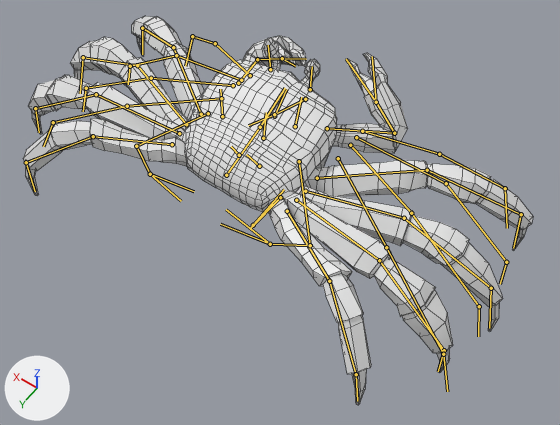
What one commit did to the Blender file Crab.blend.
Camera for both pictures: a 50 mm lens placed at (-0.0826, 0.1093, 0.1736), pointed at (-0.0098, 0.0075, 0.0136). The lights are fixed; the arrows at lower left show +X, +Y and +Z. Both versions are drawn at frame 0 of the action 'Crab idle eat'; the numbers are the values there. The bones that bend it are drawn over the model as lines. Mesh edges are drawn as thin lines.

Names of what the first picture shows: 'Crab_LOD0'.
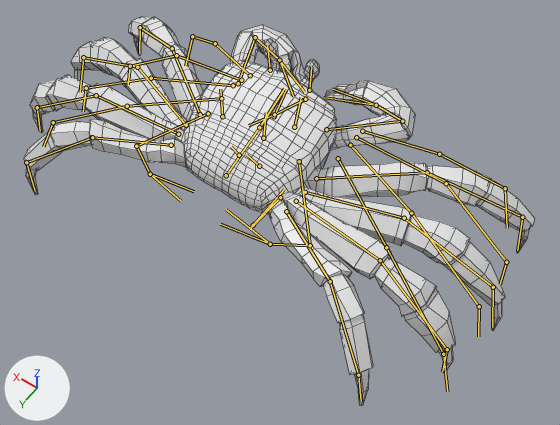
Commit message: Fixing eat animation

What the commit changed:
Bone 'CTR.Pincer.R' (bone_ctr_pincer_r) moves from (-0.0017, 0.0028, 0.0044) to (-0.0015, 0.0024, 0.0038).
Bone 'CTR.Pincer.R' (bone_ctr_pincer_r) turns from (-11, 12, -7) to (-15, -28, -3) degrees about its own x, y and z.
Bone 'CTR.Pincer.L' (bone_ctr_pincer_l) moves from (0.0051, 0.0031, 0.0036) to (0.0043, 0.0026, 0.0031).
Bone 'CTR.Pincer.L' (bone_ctr_pincer_l) turns from (0, 0, 0) to (11, 48, 2) degrees about its own x, y and z.
Bone 'Ik.Ctrl.R.Leg.1' (bone_ik_ctrl_r_leg_1) moves from (-0.004, -0.009, -0.0036) to (-0.0034, -0.0077, -0.0031).
Bone 'Ik.Ctrl.R.Leg.2' (bone_ik_ctrl_r_leg_2) moves from (0.0007, -0.0043, -0.0067) to (0.0006, -0.0037, -0.0057).
Bone 'Ik.Ctrl.R.Leg.3' (bone_ik_ctrl_r_leg_3) moves from (0.0007, -0.0065, -0.0063) to (0.0006, -0.0056, -0.0054).
Bone 'Ik.Ctrl.R.Leg.4' (bone_ik_ctrl_r_leg_4) moves from (0.0005, -0.0058, -0.0043) to (0.0004, -0.0049, -0.0037).
Bone 'Ik.Ctrl.L.Leg.1' (bone_ik_ctrl_l_leg_1) moves from (0.0052, -0.0046, -0.004) to (0.0044, -0.004, -0.0034).
Bone 'Ik.Ctrl.L.Leg.3' (bone_ik_ctrl_l_leg_3) moves from (-0.0048, -0.0031, 0.0012) to (-0.0041, -0.0026, 0.001).
Bone 'Spine' (bone_spine) moves from (-0.0011, 0.0023, -0.0026) to (-0.0009, 0.0019, -0.0022).
Bone 'Pincer.1.R' (bone_pincer_1_r) turns from (18, 7, -23) to (0, 0, 0) degrees about its own x, y and z.
Bone 'Pincer.2.R' (bone_pincer_2_r) turns from (26, -2, -44) to (0, 0, 0) degrees about its own x, y and z.

Location of each change, (x1, y1, x2, y2) in pixels of the pictures (560 x 425 px):
'Crab_LOD0', posed
    before: (23, 16, 533, 405)
    after: (24, 16, 535, 405)
bone 'Spine', root to tip
    before: (226, 175) to (260, 127)
    after: (226, 175) to (259, 127)
bone 'Pincer.1.R', root to tip
    before: (376, 102) to (346, 59)
    after: (376, 105) to (324, 97)
bone 'Pincer.2.R', root to tip
    before: (376, 102) to (372, 56)
    after: (376, 105) to (333, 89)
